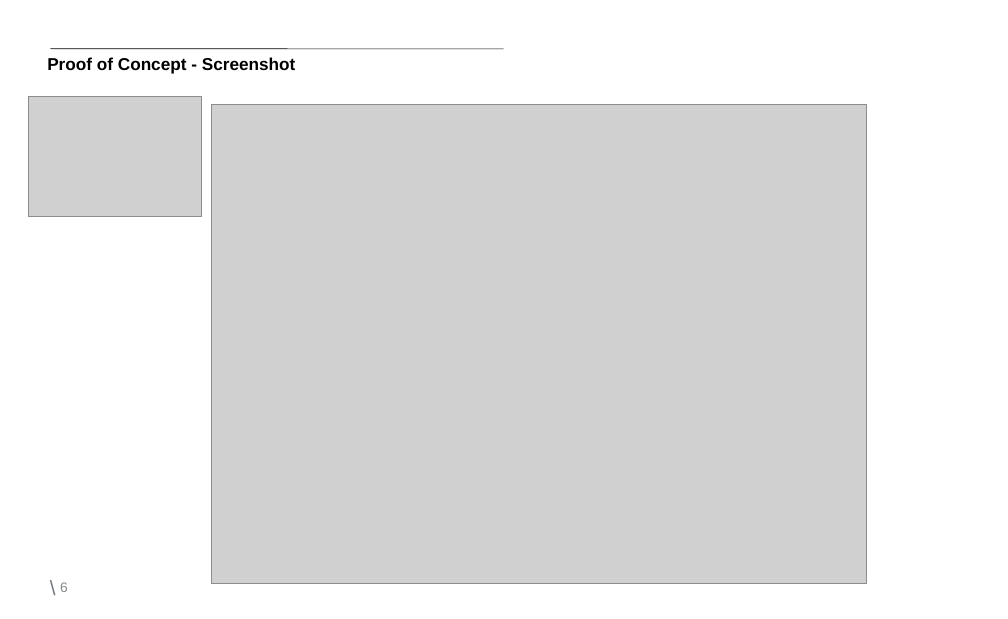
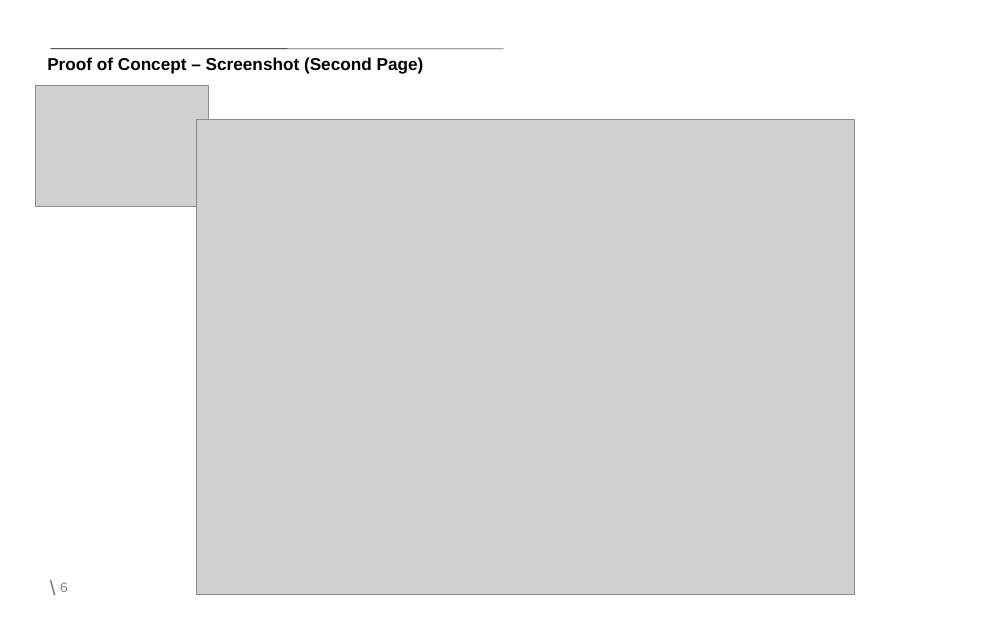
Before and after one commit to nitinsingh008/XML-Analytics, a slide deck: slide 6 of Document/XAP/Markit Technovation-XAP Phase1- 1.0v.ppt. Drawn at 1008x619 pixels with LibreOffice and Linux fonts; fonts in the diff are those of the drawing; grey boxes stand for pictures; background and template pictures are left out. Boxes give left, top, right and bottom in pixels: in the first picture for what was removed or moved away, otherwise in the second. Text is boxed around its words. In the diff, an @@ line names an element or a change of style, - is before the commit and + after.

```diff
--- a/Document/XAP/Markit Technovation-XAP Phase1- 1.0v.ppt
+++ b/Document/XAP/Markit Technovation-XAP Phase1- 1.0v.ppt
@@ title at (47,57,424,74): text changed @@
-Proof of Concept - Screenshot
+Proof of Concept – Screenshot (Second Page)
@@ picture: place and size @@
-picture at (28,96,201,216)
+picture at (35,85,209,206)
@@ picture: place and size @@
-picture at (211,104,867,583)
+picture at (196,119,854,594)
```
Also in this commit, not shown: 5 other slides changed.
